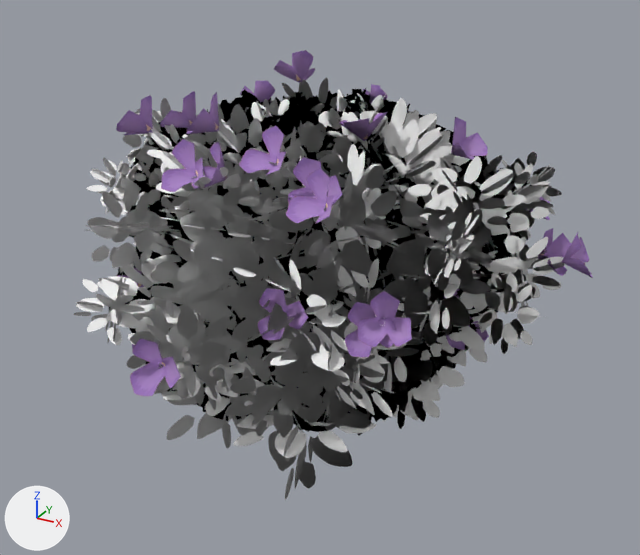
One commit to the glTF model public/models/Bush_Common_Flowers.glb: the scene before it, then after it.
Camera for both pictures: a 50 mm lens placed at (1.47, -2.65, 1.89), pointed at (0.0, 0.04, 0.54). Lighting does not change. The marker at lower left points along +X, +Y and +Z. The first picture is the older version.

Before the edit, the objects in view are built like this:
```python
me_tree_009 = bpy.data.meshes.new('tree.009')
me_tree_009.from_pydata(...)  # 2304 vertices, 1368 faces; spans x -0.92..0.99, y -0.99..0.97, z -0.23..1.35
# faces by material slot: [900, 468]
me_tree_009.materials.append(mat_leaves_normaltree)
me_tree_009.materials.append(mat_flowers)
ob_bush_common_flowers = bpy.data.objects.new('Bush_Common_Flowers', me_tree_009)
ob_bush_common_flowers.location = (0.0, 0.0, 0.0)
```
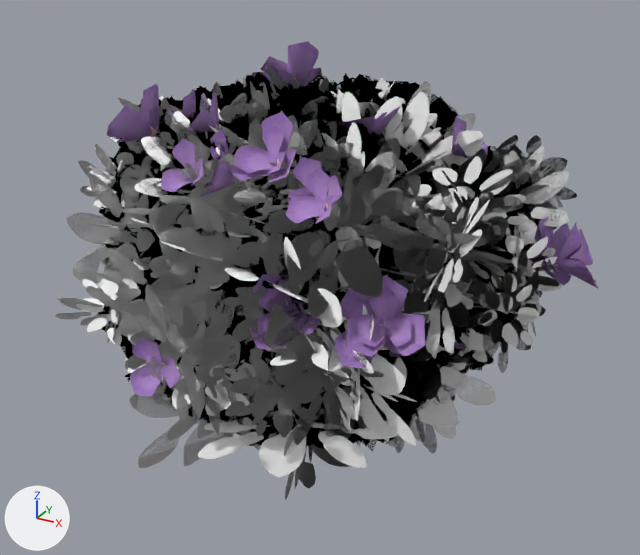
Diff of the bpy script that builds the scene:
```diff
--- a/public/models/Bush_Common_Flowers.glb.py
+++ b/public/models/Bush_Common_Flowers.glb.py
@@ me_lod1 @@
+me_lod1.from_pydata(...)  # 942 vertices, 560 faces; spans x -1.01..1.0, y -1.03..1.07, z -0.42..1.45
+# faces by material slot: [366, 194]
+me_lod1.materials.append(mat_leaves_normaltree)
+me_lod1.materials.append(mat_flowers)
@@ ob_lod1 @@
+ob_lod1 = bpy.data.objects.new('LOD1', me_lod1)
+ob_lod1.location = (0.0, 0.0, 0.0)
```

Boxes [x1, y1, x2, y2] around the edits, measured in the pictures (640 x 555 px):
'LOD1', added
    after: [55, 41, 598, 477]
    faces in mat_leaves_normaltree: [55, 66, 577, 477]
    faces in mat_flowers: [107, 41, 598, 368]
